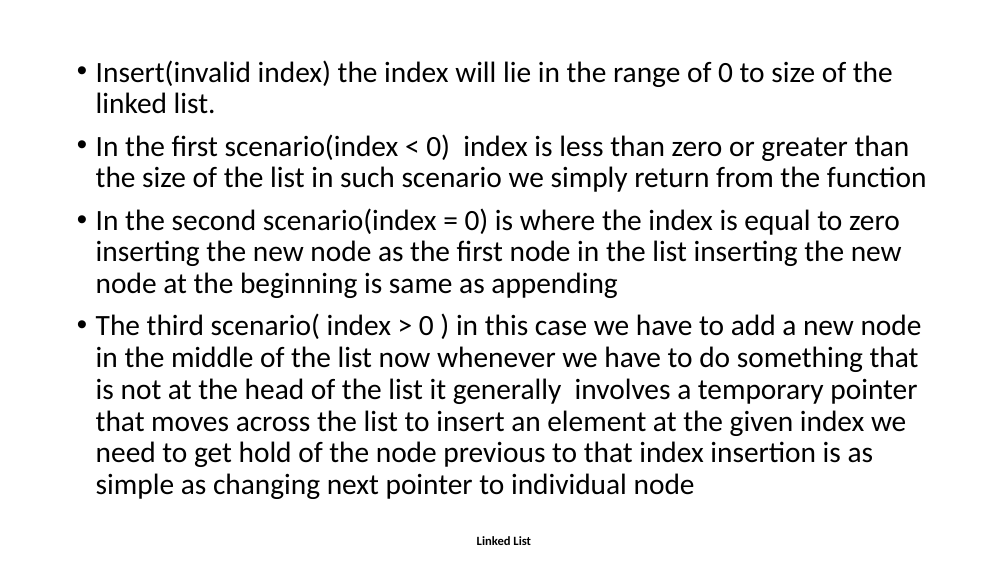
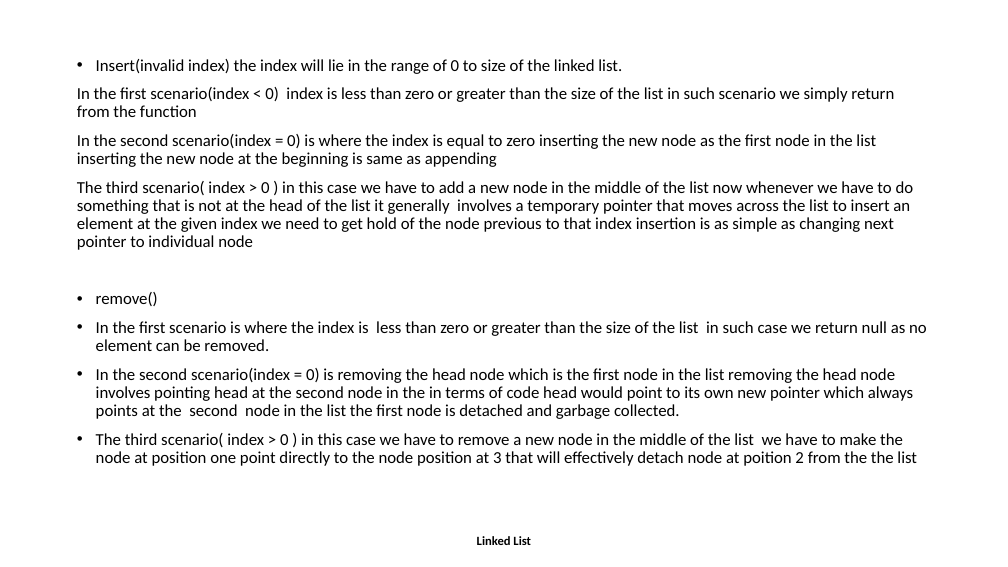
Before and after one commit to divyaparyani67/DSA, a slide deck: slide 4 of Data Structures/Linked List.pptx. Drawn at 1008x567 pixels with LibreOffice and Linux fonts; fonts in the diff are those of the drawing. Boxes give left, top, right and bottom in pixels: in the first picture for what was removed or moved away, otherwise in the second. Text is boxed around its words. In the diff, an @@ line names an element or a change of style, - is before the commit and + after.

```diff
--- a/Data Structures/Linked List.pptx
+++ b/Data Structures/Linked List.pptx
@@ text at (77,59,914,250): size 28 to 16 pt in "Insert(invalid index) the index will lie in ...", "In the first scenario(index < 0) index ...", "In the second scenario(index = 0) is ...", "The third scenario( index > 0 ) ..."; bullet • to none @@
@@ text at (96,292,927,466): paragraphs added @@
+• remove()
+• In the first scenario is where the index is less than zero or greater than the size of the list in such case we return null as no element can be removed.
+• In the second scenario(index = 0) is removing the head node which is the first node in the list removing the head node involves pointing head at the second node in the in terms of code head would point to its own new pointer which always points at the second node in the list the first node is detached and garbage collected.
+• The third scenario( index > 0 ) in this case we have to remove a new node in the middle of the list we have to make the node at position one point directly to the node position at 3 that will effectively detach node at poition 2 from the the list
```
Also in this commit, not shown: 1 other slide changed, 1 other file.
